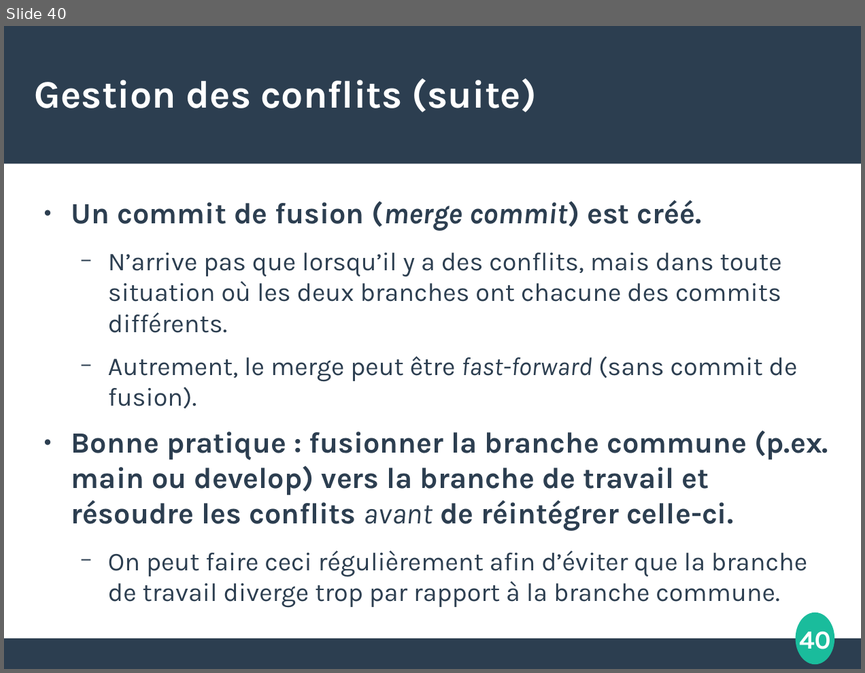
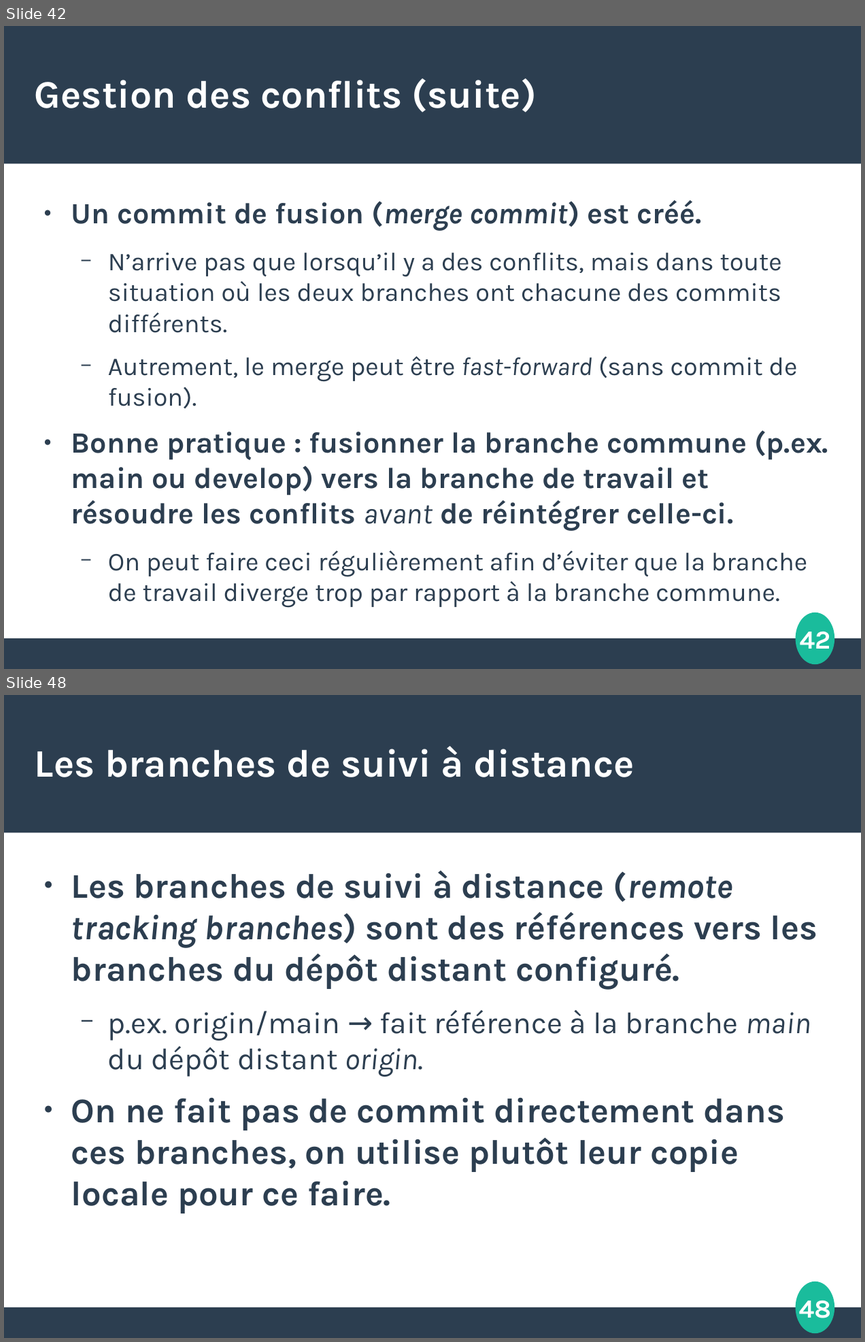
Before and after one commit to etdube/formation_git, a slide deck: Présentation git.odp. Shown one above the other, each under a label of ours: slide 40 before the commit, slides 42 and 48 after it; the slides between them are not shown. The pictures are 865x673 and 865x1342 pixels, drawn with LibreOffice and Linux fonts; fonts in the diff are those of the drawing. Boxes give left, top, right and bottom in pixels: in the first picture for what was removed or moved away, otherwise in the second. Text is boxed around its words. In the diff, an @@ line names an element or a change of style, - is before the commit and + after.

Commit message:
Section branches distantes

```diff
--- a/Présentation git.odp
+++ b/Présentation git.odp
@@ slide 48 added at [4, 695, 861, 1338], background #FFFFFF; not listed: 4 template elements that a slide beside it also shows @@
@@ title added at [35, 746, 634, 777], 36 pt, text #FFFFFF, bold @@
+Les branches de suivi à distance
@@ text added at [71, 870, 817, 1213], 32 pt, text #2C3E50, bold @@
+● Les branches de suivi à distance (remote tracking branches) sont des références vers les branches du dépôt distant configuré.
+  − p.ex. origin/main → fait référence à la branche main du dépôt distant origin.
+● On ne fait pas de commit directement dans ces branches, on utilise plutôt leur copie locale pour ce faire.
@@ what was slide 40 is now slide 42 @@
@@ page number at [800, 631, 831, 655]: text changed @@
-40
+42
```
Also in this commit, not shown: 1 slide changed, 21 other slides added.
